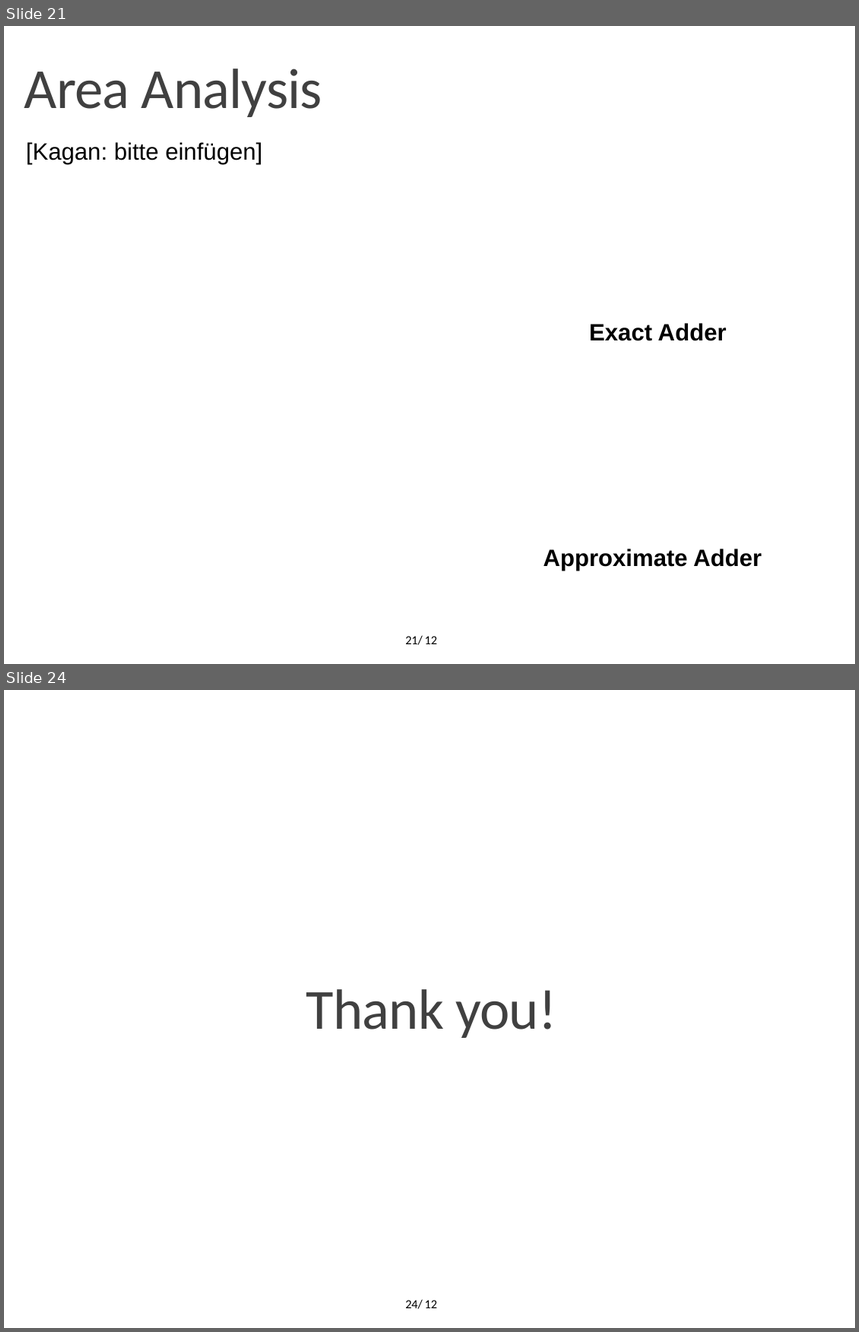
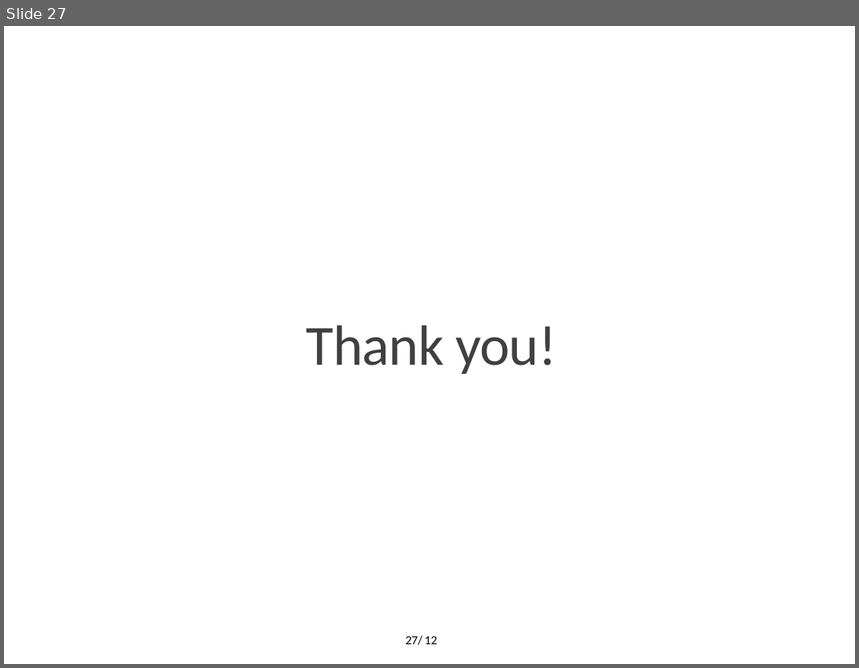
Before and after one commit to OrionLightning/Approximate-Circuit, a slide deck: Presentation Slides/Second Midterm (11-01-2022)/Midterm 11-01-2022.pptx. Shown one above the other, each under a label of ours: slides 21 and 24 before the commit, slide 27 after it; the slides between them are not shown. The pictures are 859x1332 and 859x668 pixels, drawn with LibreOffice and Linux fonts; fonts in the diff are those of the drawing; background and template pictures are left out. Boxes give left, top, right and bottom in pixels: in the first picture for what was removed or moved away, otherwise in the second. Text is boxed around its words. In the diff, an @@ line names an element or a change of style, - is before the commit and + after.

```diff
--- a/Presentation Slides/Second Midterm (11-01-2022)/Midterm 11-01-2022.pptx
+++ b/Presentation Slides/Second Midterm (11-01-2022)/Midterm 11-01-2022.pptx
@@ slide 21 removed at [4,26,855,664], background #FFFFFF; not listed: 1 template element that a slide beside it also shows @@
@@ text removed at [25,69,322,117] @@
-Area Analysis
@@ text removed at [26,142,762,571] @@
-[Kagan: bitte einfügen]
-Exact Adder
-Approximate Adder
@@ page number removed at [405,636,423,645] @@
-21/
@@ what was slide 24 is now slide 27 @@
@@ page number at [405,636,423,645]: text changed @@
-24/
+27/
```
Also in this commit, not shown: 4 slides changed, 4 slides added.
